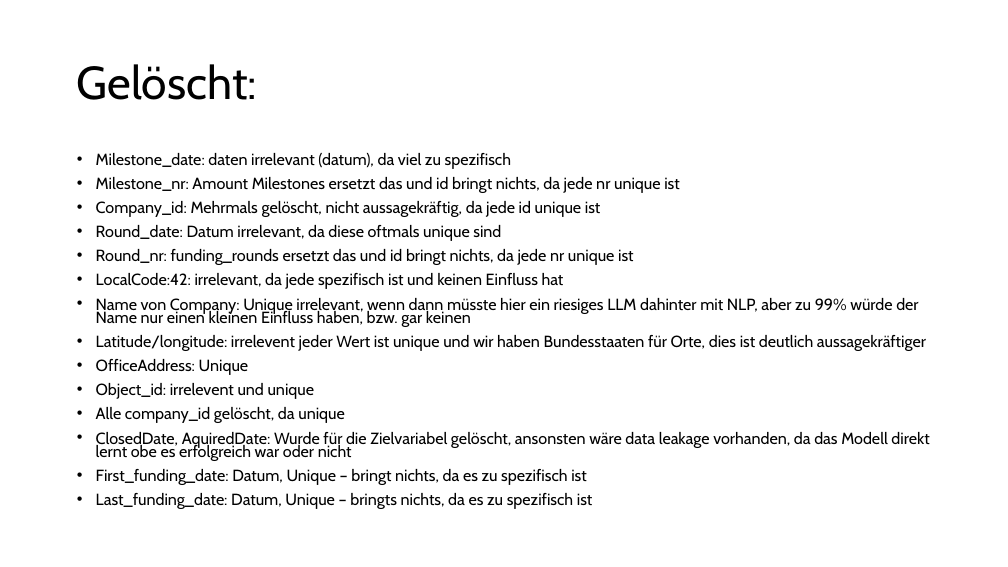
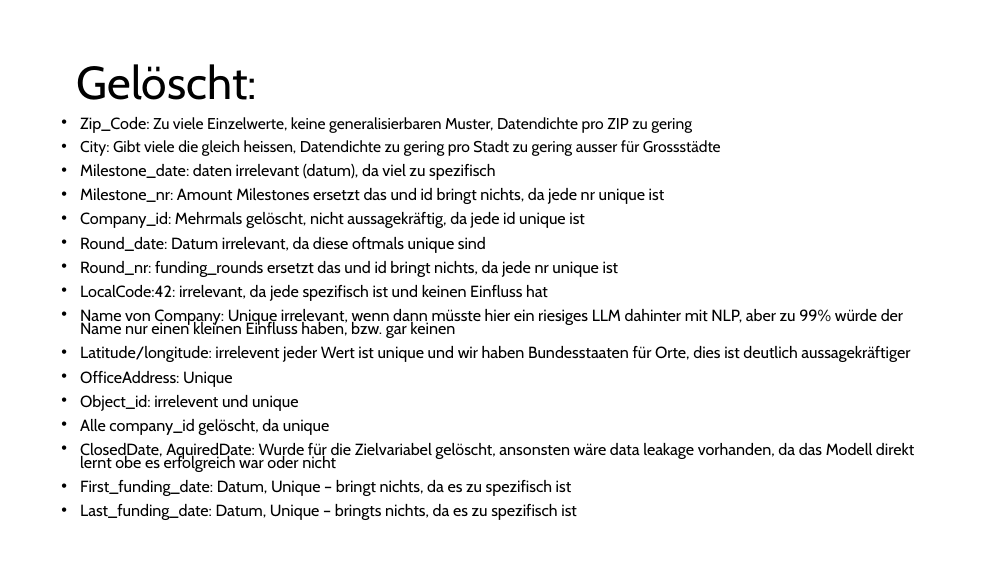
Before and after one commit to BastiBuilds/BAI_Machine_Learning, a slide deck: slide 14 of Abgabe ML Gruppe 2/Anhang Präsentation Grp 2.pptx. Drawn at 1008x567 pixels with LibreOffice and Linux fonts; fonts in the diff are those of the drawing. Boxes give left, top, right and bottom in pixels: in the first picture for what was removed or moved away, otherwise in the second. Text is boxed around its words. In the diff, an @@ line names an element or a change of style, - is before the commit and + after.

```diff
--- a/Abgabe ML Gruppe 2/Anhang Präsentation Grp 2.pptx
+++ b/Abgabe ML Gruppe 2/Anhang Präsentation Grp 2.pptx
@@ text "Zip_Code: Zu viele Einzelwerte, keine ...": place and size @@
-text "Zip_Code: Zu viele Einzelwerte, keine ..." at [96,153,929,509]
+text "Zip_Code: Zu viele Einzelwerte, keine ..." at [80,117,914,520]
@@ text at [80,117,721,156]: paragraphs added @@
+• Zip_Code: Zu viele Einzelwerte, keine generalisierbaren Muster, Datendichte pro ZIP zu gering
+• City: Gibt viele die gleich heissen, Datendichte zu gering pro Stadt zu gering ausser für Grossstädte
```
Also in this commit, not shown: 2 other files.
